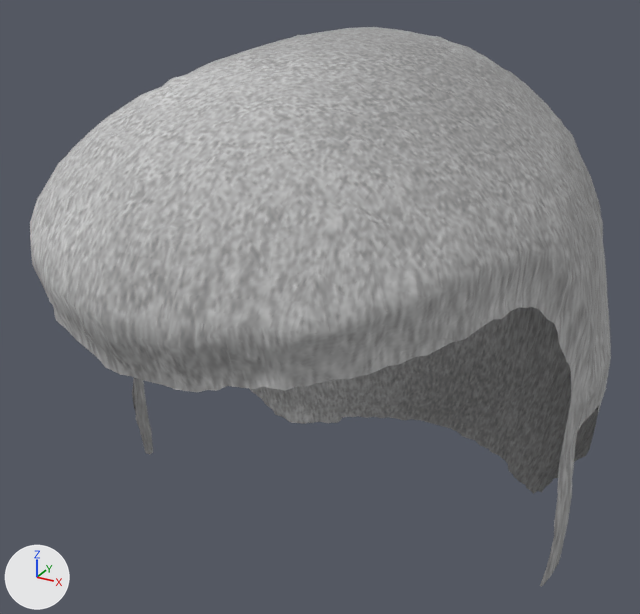
Two versions of the glTF model godot/assets/characters/look/hair/hair_crop.glb, one commit apart.
One viewpoint serves both versions: a camera (50 mm lens) standing at (0.116, -0.228, 1.789) and looking at (-0.009, 0.0, 1.675). The lights are fixed; the arrows at lower left show +X, +Y and +Z. The older version comes first. Objects named as collision shapes, trigger or cutter boxes, shadow casters or lower levels of detail are left out. Vertices at exactly the same position are counted once.

Objects in the first picture: 'hair_lod0'.
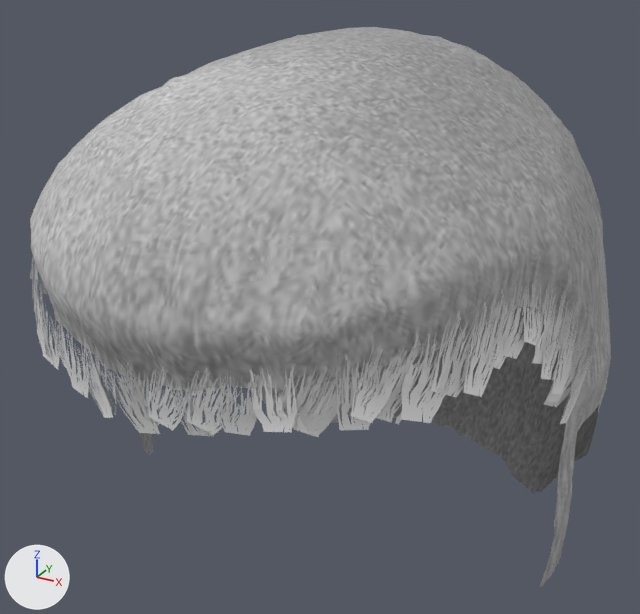
Where the change shows, as pixel boxes [x1, y1, x2, y2] in the pictures (640 x 614 px; the box of a moved part takes in the faces that stretch with it):
'hair_lod0', reshaped
    both: [30, 27, 611, 587]
'cards_lod0', added
    after: [30, 258, 596, 437]
part 1 of me_hair_lod0_001, moved or reshaped
    both: [30, 34, 606, 495]
part 2 of me_hair_lod0_001, moved or reshaped
    before: [348, 373, 380, 404]
    after: [349, 372, 380, 397]
part 3 of me_hair_lod0_001, surface changed
    both: [32, 34, 571, 428]

The change, as a diff of the scene's bpy script:
```diff
--- a/godot/assets/characters/look/hair/hair_crop.glb.py
+++ b/godot/assets/characters/look/hair/hair_crop.glb.py
@@ img_crop @@
+img_crop = load_image('crop', '_unpacked/crop', 512, 512, 'sRGB')
@@ img_crop_normal @@
+img_crop_normal = load_image('crop_normal', '_unpacked/crop_normal', 512, 512, 'Non-Color')
@@ img_hair_cards_crop @@
+img_hair_cards_crop = load_image('hair_cards_crop', '_unpacked/hair_cards_crop', 256, 256, 'sRGB')
@@ mat_hair_crop @@
 n2 = _N.new('ShaderNodeTexImage'); n2.name = 'Image Texture'
-n2.image = img_hair_crop
+n2.image = img_crop
 n3 = _N.new('ShaderNodeNormalMap'); n3.name = 'Normal Map'
@@ mat_hair_crop @@
 n4 = _N.new('ShaderNodeTexImage'); n4.name = 'Image Texture.001'
-n4.image = img_hair_crop_normal
+n4.image = img_crop_normal
 _L.new(n0.outputs[0], n1.inputs[0])  # 'BSDF' to 'Surface'
@@ mat_hair_cards_crop @@
+mat_hair_cards_crop = bpy.data.materials.new('hair_cards_crop')
+# uses the picture img_hair_cards_crop
@@ me_hair_lod0_001 @@
 # used by ob_hair_lod0; location = (0.0, 0.0, 0.0)
-me_hair_lod0_001.from_pydata(...)  # 1622 vertices, 2999 faces; spans x -0.079..0.079, y -0.1..0.11, z 1.587..1.76
+me_hair_lod0_001.from_pydata(...)  # 1618 vertices, 2999 faces; spans x -0.079..0.079, y -0.1..0.11, z 1.587..1.76
+# me_hair_lod0_001 part 1
+# 63 vertices are removed from x -0.077..0.079, y -0.088..0.078, z 1.601..1.755
+# 212 faces are deleted
+# 7 vertices move from x -0.077..0.076, y -0.079..-0.01, z 1.652..1.701 to x -0.077..0.076, y -0.077..-0.011, z 1.653..1.702
+# 58 vertices are added at x -0.077..0.079, y -0.087..0.079, z 1.599..1.755
+# 210 new faces join them
+# me_hair_lod0_001 part 2
+# 1 vertex is removed from x -0.034, y 0.082, z 1.599
+# 7 faces are deleted
+# 2 vertices are added at (-0.033, 0.081, 1.597), (-0.034, 0.084, 1.602)
+# 9 new faces join them
+# me_hair_lod0_001 part 3: 2674 kept faces spanning x -0.079..0.079, y -0.099..0.11, z 1.587..1.76 get new texture (UV) coordinates
 me_hair_lod0_001.materials.append(mat_hair_crop)
@@ me_cards_lod0 @@
+me_cards_lod0.from_pydata(...)  # 270 vertices, 180 faces; spans x -0.079..0.082, y -0.101..-0.013, z 1.669..1.719
+me_cards_lod0.materials.append(mat_hair_cards_crop)
@@ ob_cards_lod0 @@
+ob_cards_lod0 = bpy.data.objects.new('cards_lod0', me_cards_lod0)
+ob_cards_lod0.location = (0.0, 0.0, 0.0)
```
